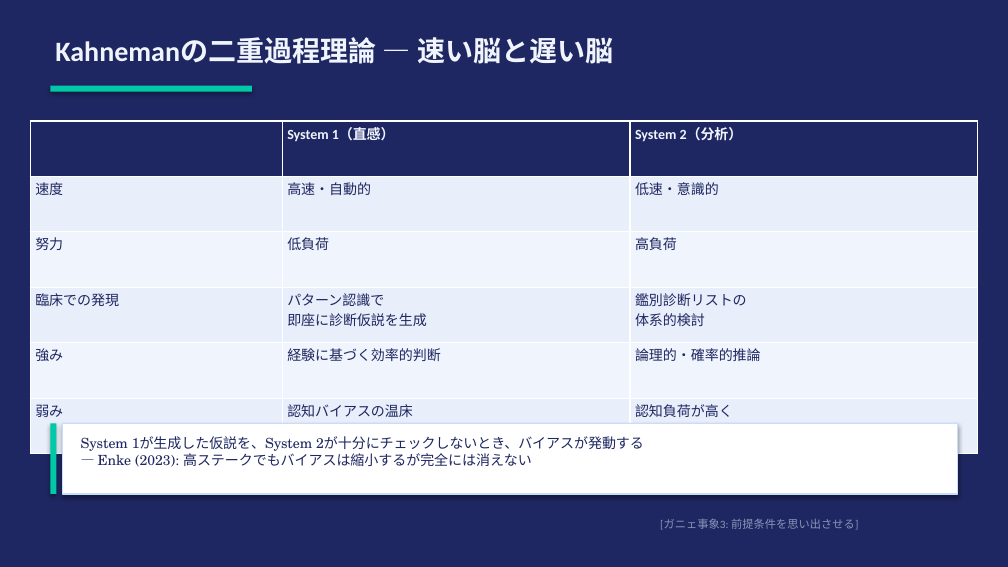
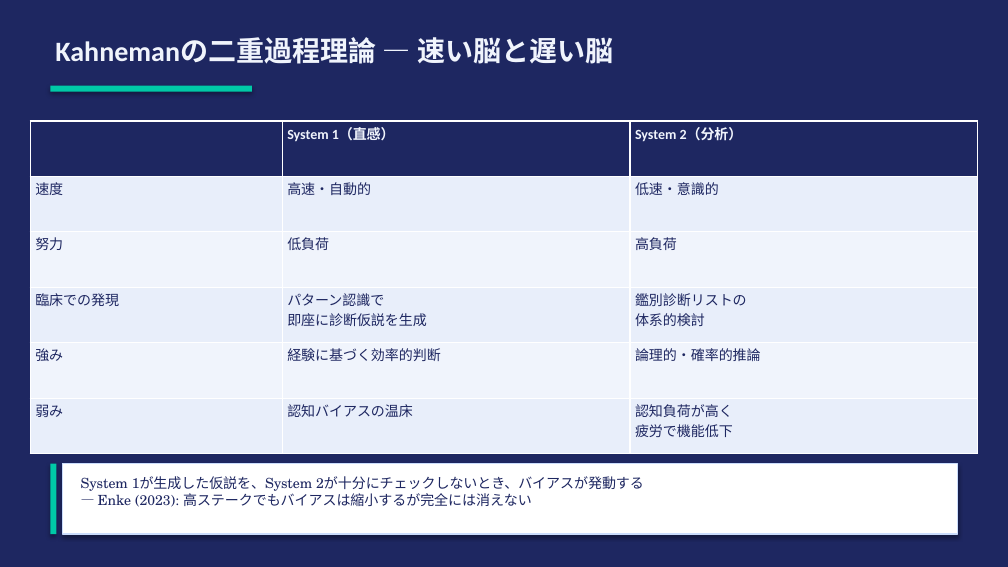
Before and after one commit to Tama831/ai-agent-team-materials, a slide deck: slide 3 of output/education/2026-03-30_cognitive-bias-diagnostic-reasoning/cognitive-bias-diagnostic-reasoning_slides_residents.pptx. Drawn at 1008x567 pixels with LibreOffice and Linux fonts; fonts in the diff are those of the drawing. Boxes give left, top, right and bottom in pixels: in the first picture for what was removed or moved away, otherwise in the second. Text is boxed around its words. In the diff, an @@ line names an element or a change of style, - is before the commit and + after.

```diff
--- a/output/education/2026-03-30_cognitive-bias-diagnostic-reasoning/cognitive-bias-diagnostic-reasoning_slides_residents.pptx
+++ b/output/education/2026-03-30_cognitive-bias-diagnostic-reasoning/cognitive-bias-diagnostic-reasoning_slides_residents.pptx
@@ 2 rectangles, 1 text: place and size @@
-2 rectangles, 1 text at box(50, 423, 958, 494)
+2 rectangles, 1 text at box(50, 464, 958, 534)
@@ text removed at box(660, 519, 858, 530) @@
-[ガニェ事象3: 前提条件を思い出させる]
```
Also in this commit, not shown: 9 other slides changed, 4 other files.
